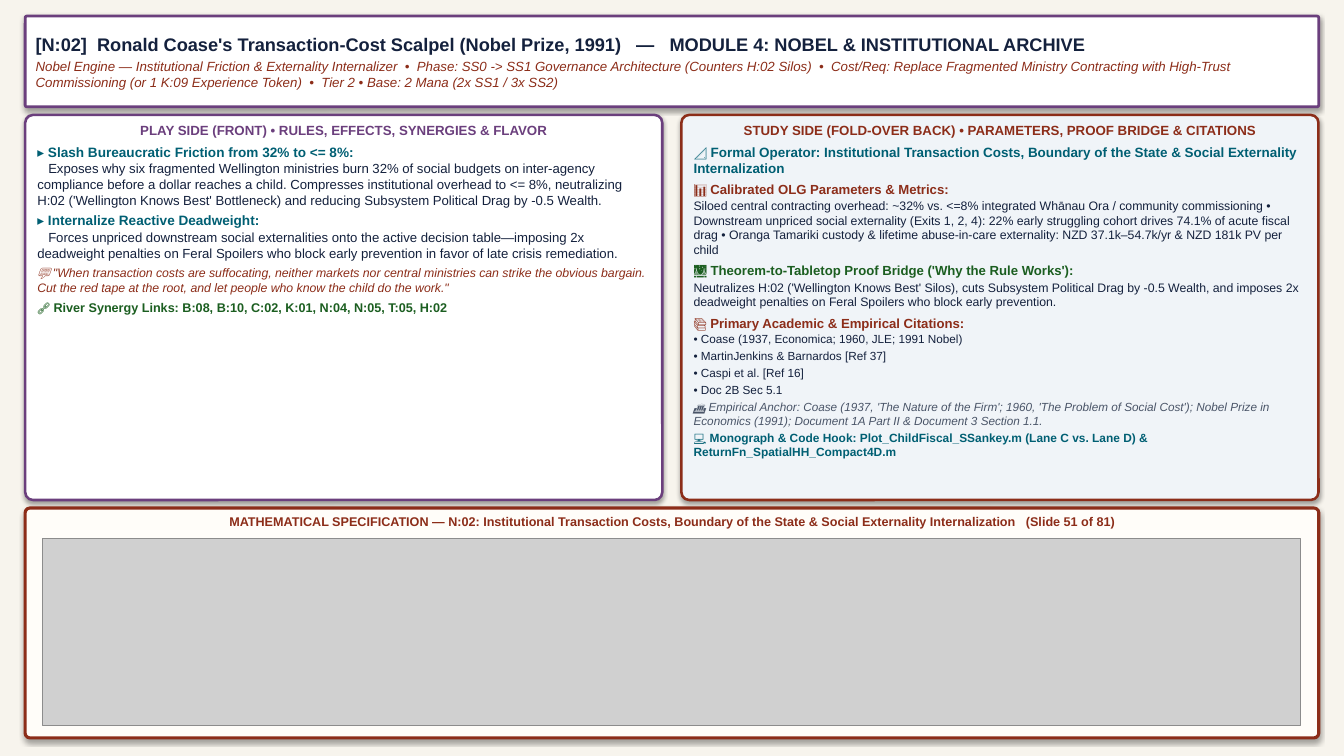
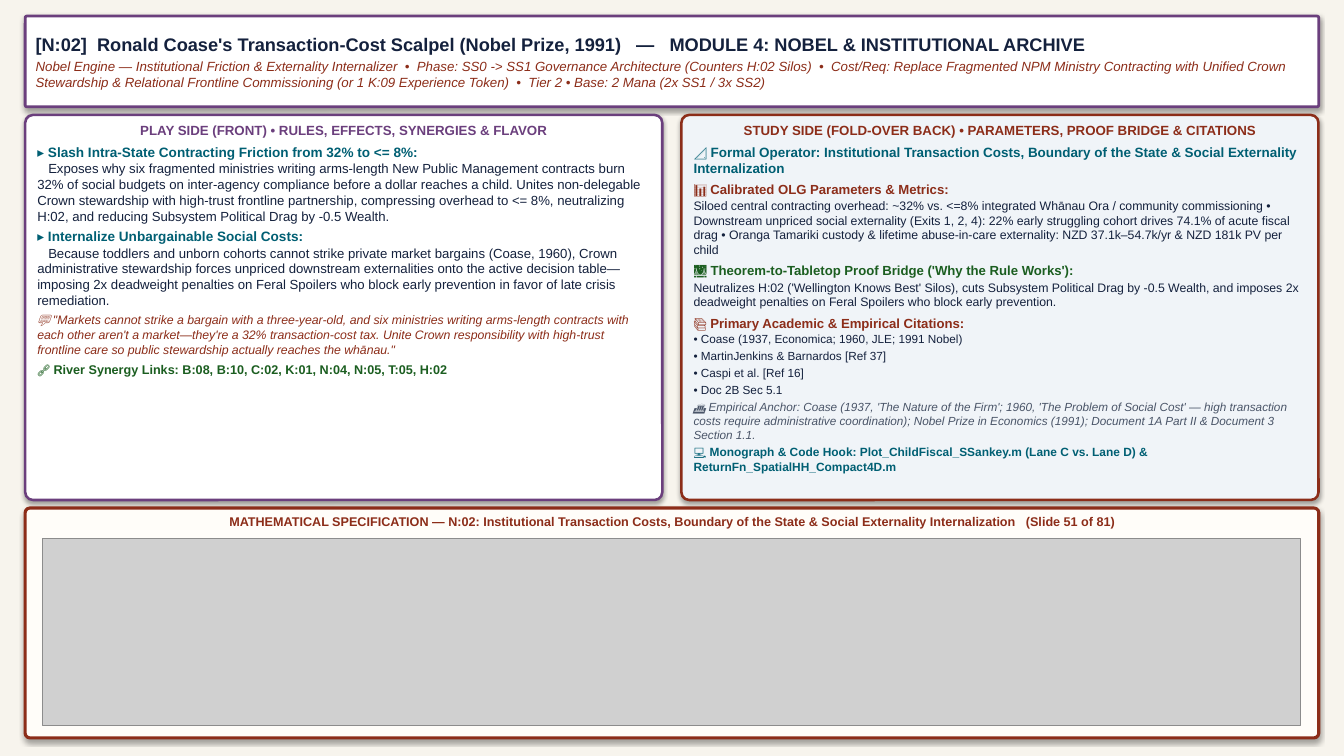
Before and after one commit to MichaelTiemann/IGWelfare-Game, a slide deck: slide 51 of output/foils_and_founders_study_slides_academic.pptx. Drawn at 1344x756 pixels with LibreOffice and Linux fonts; fonts in the diff are those of the drawing; grey boxes stand for pictures. Boxes give left, top, right and bottom in pixels: in the first picture for what was removed or moved away, otherwise in the second. Text is boxed around its words. In the diff, an @@ line names an element or a change of style, - is before the commit and + after.

```diff
--- a/output/foils_and_founders_study_slides_academic.pptx
+++ b/output/foils_and_founders_study_slides_academic.pptx
@@ text in rounded rectangle at [36,61,1285,90]: text changed @@
-Nobel Engine — Institutional Friction & Externality Internalizer • Phase: SS0 -> SS1 Governance Architecture (Counters H:02 Silos) • Cost/Req: Replace Fragmented Ministry Contracting with High-Trust Commissioning (or 1 K:09 Experience Token) • Tier 2 • Base: 2 Mana (2x SS1 / 3x SS2)
+Nobel Engine — Institutional Friction & Externality Internalizer • Phase: SS0 -> SS1 Governance Architecture (Counters H:02 Silos) • Cost/Req: Replace Fragmented NPM Ministry Contracting with Unified Crown Stewardship & Relational Frontline Commissioning (or 1 K:09 Experience Token) • Tier 2 • Base: 2 Mana (2x SS1 / 3x SS2)
@@ text in rounded rectangle at [37,147,640,357]: text changed @@
-▸ Slash Bureaucratic Friction from 32% to <= 8%:
-Exposes why six fragmented Wellington ministries burn 32% of social budgets on inter-agency compliance before a dollar reaches a child. Compresses institutional overhead to <= 8%, neutralizing H:02 ('Wellington Knows Best' Bottleneck) and reducing Subsystem Political Drag by -0.5 Wealth.
-▸ Internalize Reactive Deadweight:
-Forces unpriced downstream social externalities onto the active decision table—imposing 2x deadweight penalties on Feral Spoilers who block early prevention in favor of late crisis remediation.
-💬 "When transaction costs are suffocating, neither markets nor central ministries can strike the obvious bargain. Cut the red tape at the root, and let people who know the child do the work."
+▸ Slash Intra-State Contracting Friction from 32% to <= 8%:
+Exposes why six fragmented ministries writing arms-length New Public Management contracts burn 32% of social budgets on inter-agency compliance before a dollar reaches a child. Unites non-delegable Crown stewardship with high-trust frontline partnership, compressing overhead to <= 8%, neutralizing H:02, and reducing Subsystem Political Drag by -0.5 Wealth.
+▸ Internalize Unbargainable Social Costs:
+Because toddlers and unborn cohorts cannot strike private market bargains (Coase, 1960), Crown administrative stewardship forces unpriced downstream externalities onto the active decision table—imposing 2x deadweight penalties on Feral Spoilers who block early prevention in favor of late crisis remediation.
+💬 "Markets cannot strike a bargain with a three-year-old, and six ministries writing arms-length contracts with each other aren't a market—they're a 32% transaction-cost tax. Unite Crown responsibility with high-trust frontline care so public stewardship actually reaches the whānau."
@@ text in rounded rectangle at [694,402,1287,439]: text changed @@
-🏛️ Empirical Anchor: Coase (1937, 'The Nature of the Firm'; 1960, 'The Problem of Social Cost'); Nobel Prize in Economics (1991); Document 1A Part II & Document 3 Section 1.1.
+🏛️ Empirical Anchor: Coase (1937, 'The Nature of the Firm'; 1960, 'The Problem of Social Cost' — high transaction costs require administrative coordination); Nobel Prize in Economics (1991); Document 1A Part II & Document 3 Section 1.1.
```
Also in this commit, not shown: 66 other slides changed, 4 other files.
